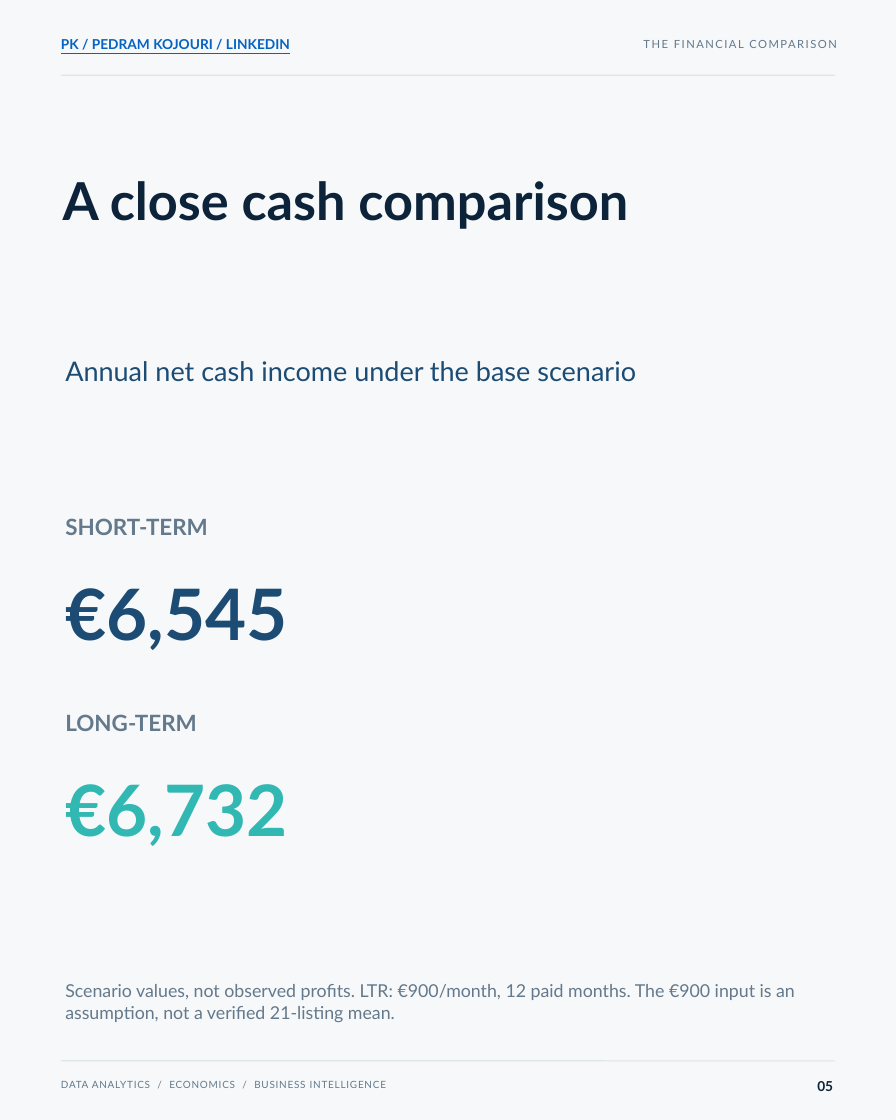
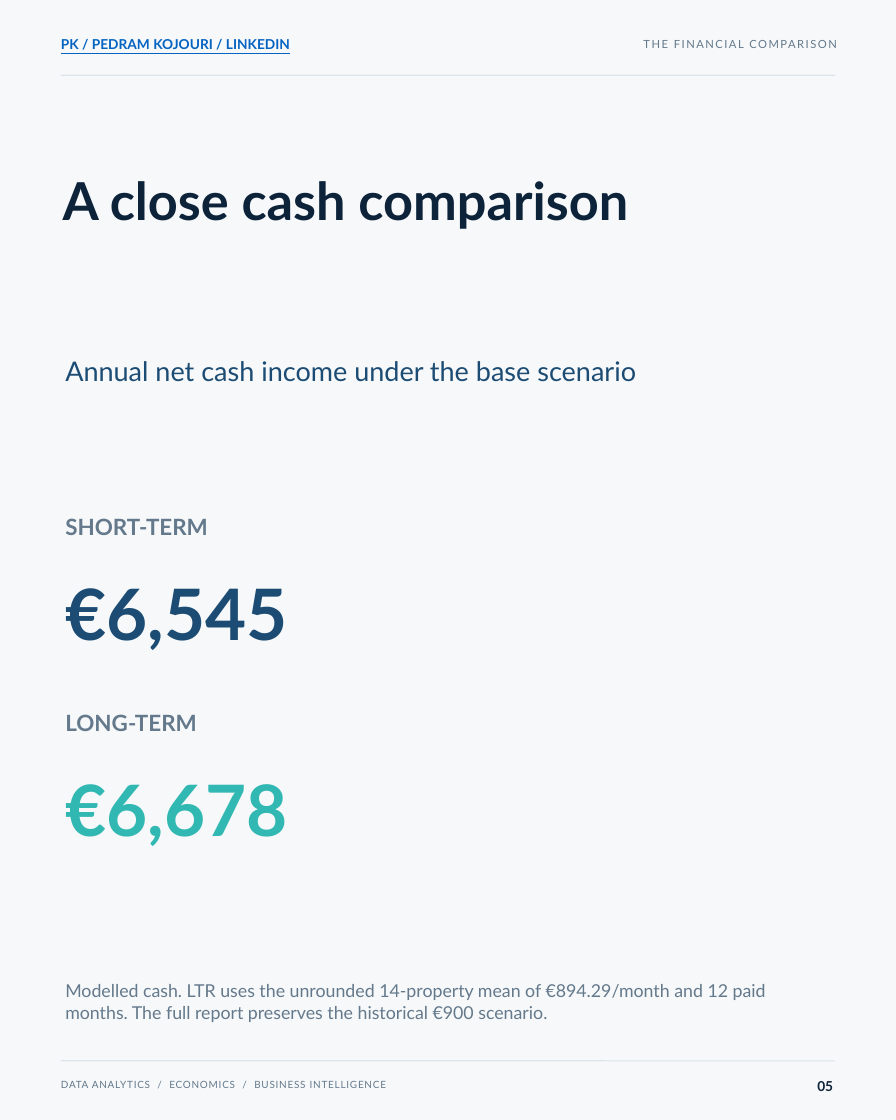
Before and after one commit to pedramkj/bergamo-rental-strategy-analysis, a slide deck: slide 5 of publication/Bergamo_LinkedIn_Carousel_EN_Final.pptx. Drawn at 896x1120 pixels with LibreOffice and Linux fonts; fonts in the diff are those of the drawing. Boxes give left, top, right and bottom in pixels: in the first picture for what was removed or moved away, otherwise in the second. Text is boxed around its words. In the diff, an @@ line names an element or a change of style, - is before the commit and + after.

Commit message:
Audit Bergamo rental listings and rebuild verified STR-LTR comparison

```diff
--- a/publication/Bergamo_LinkedIn_Carousel_EN_Final.pptx
+++ b/publication/Bergamo_LinkedIn_Carousel_EN_Final.pptx
@@ text at <box>65,784,287,846</box>: text changed @@
-€6,732
+€6,678
@@ text at <box>65,984,766,1022</box>: text changed @@
-Scenario values, not observed profits. LTR: €900/month, 12 paid months. The €900 input is an assumption, not a verified 21-listing mean.
+Modelled cash. LTR uses the unrounded 14-property mean of €894.29/month and 12 paid months. The full report preserves the historical €900 scenario.
```
Also in this commit, not shown: 4 other slides changed, 39 other files.
